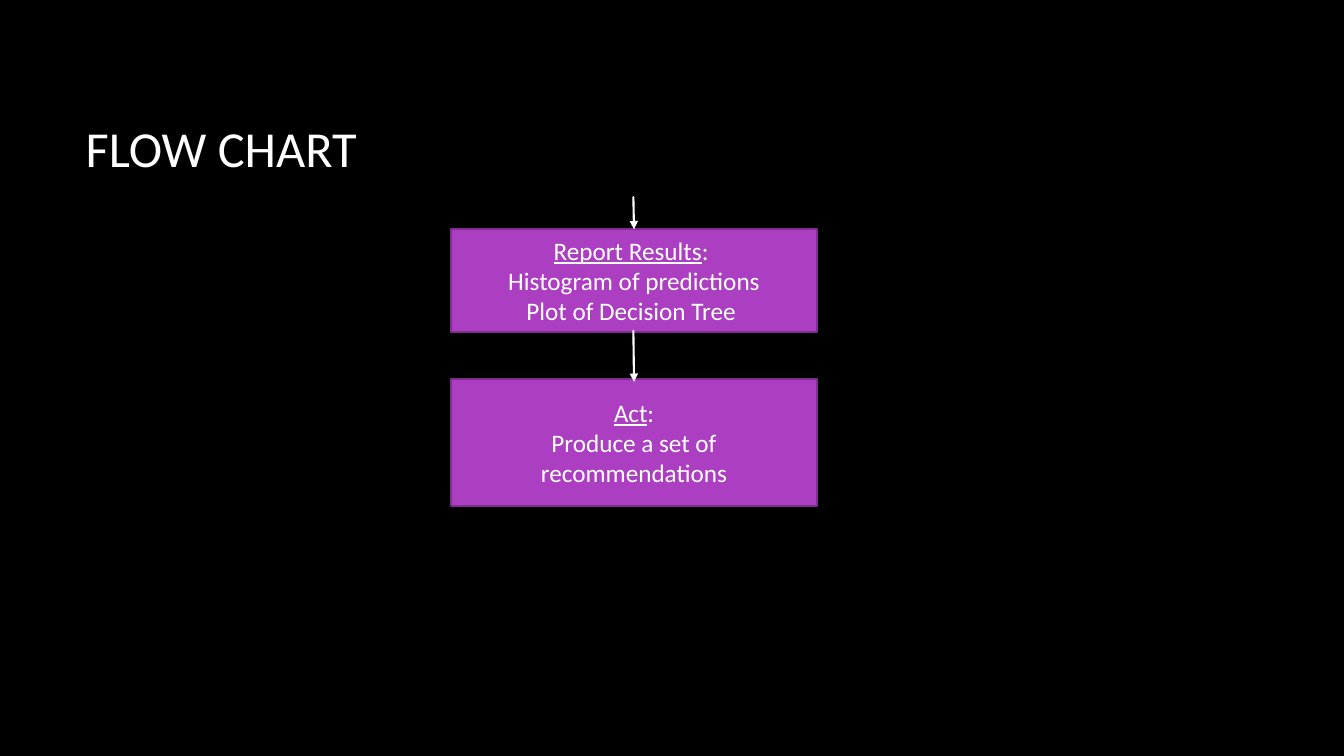
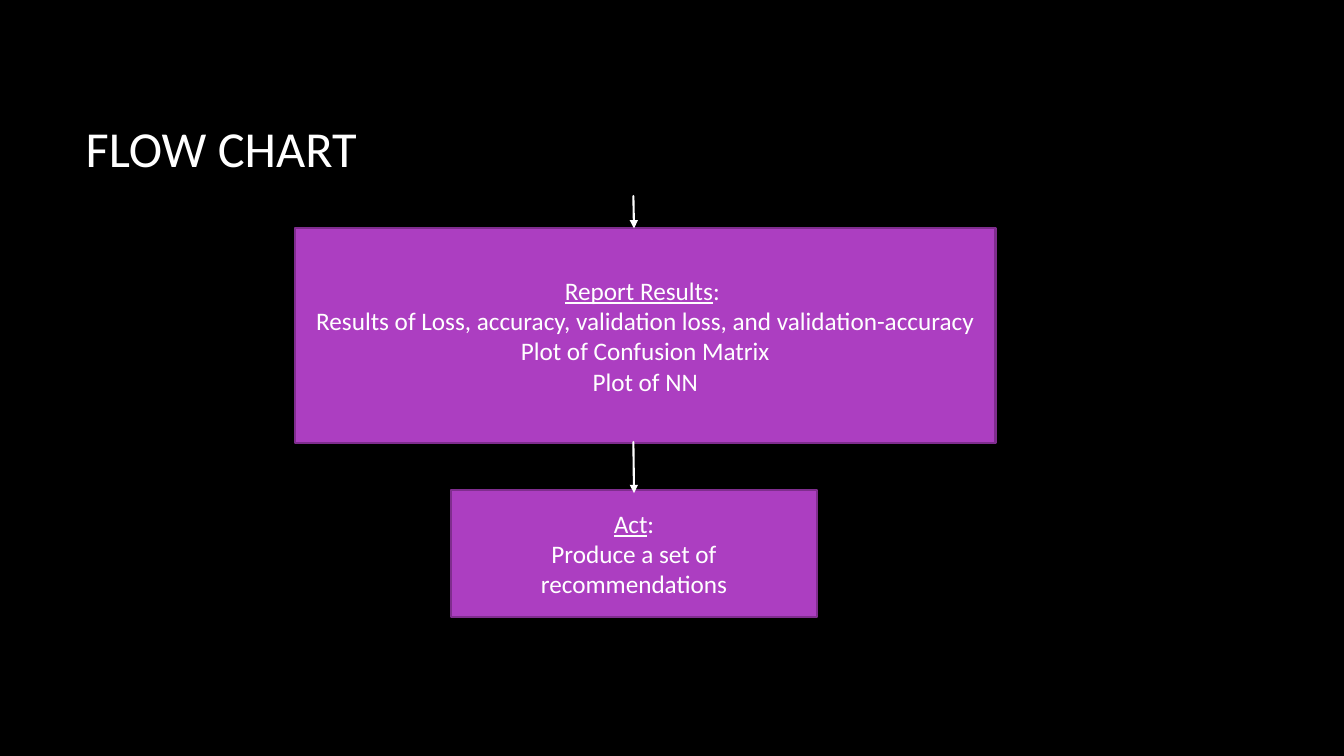
Before and after one commit to danlagos/ANA500-Week-4, a slide deck: slide 9 of Depression and Poverty.pptx. Drawn at 1344x756 pixels with LibreOffice and Linux fonts; fonts in the diff are those of the drawing; background and template pictures are left out. Boxes give left, top, right and bottom in pixels: in the first picture for what was removed or moved away, otherwise in the second. Text is boxed around its words. In the diff, an @@ line names an element or a change of style, - is before the commit and + after.

```diff
--- a/Depression and Poverty.pptx
+++ b/Depression and Poverty.pptx
@@ rectangle "Report Results:": place and size @@
-rectangle "Report Results:" at [452,230,817,333]
+rectangle "Report Results:" at [295,229,996,444]
@@ text in rectangle at [316,312,974,391]: text changed @@
-Histogram of predictions
-Plot of Decision Tree
+Results of Loss, accuracy, validation loss, and validation-accuracy
+Plot of Confusion Matrix
+Plot of NN
@@ arrow moved from (633, 331) - (634, 382) to (633, 443) - (634, 493) @@
@@ rectangle "Act:": place and size @@
-rectangle "Act:" at [452,379,817,506]
+rectangle "Act:" at [452,490,817,617]
```
Also in this commit, not shown: 11 other slides changed, 5 slides added, 5 slides removed, 2 other files.
